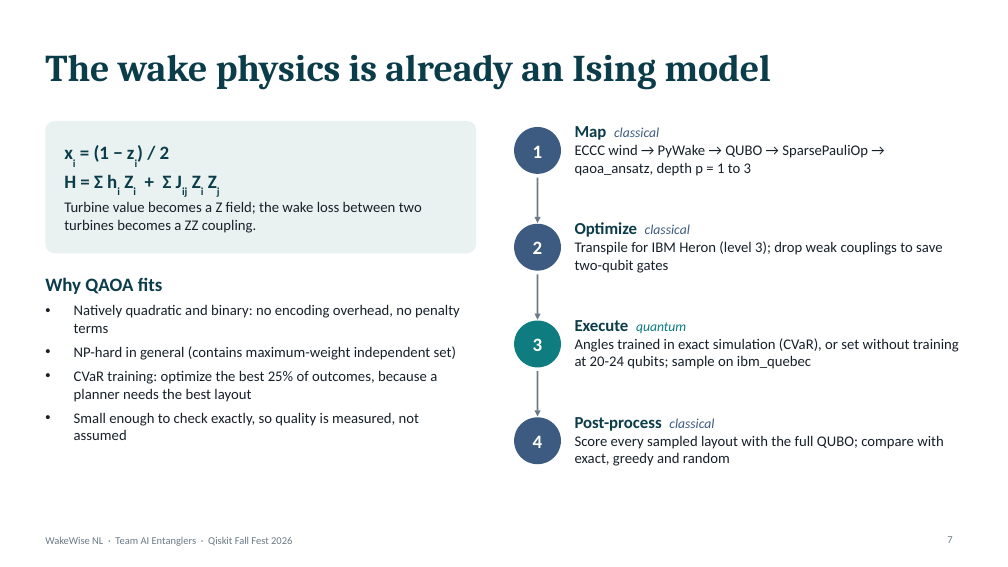
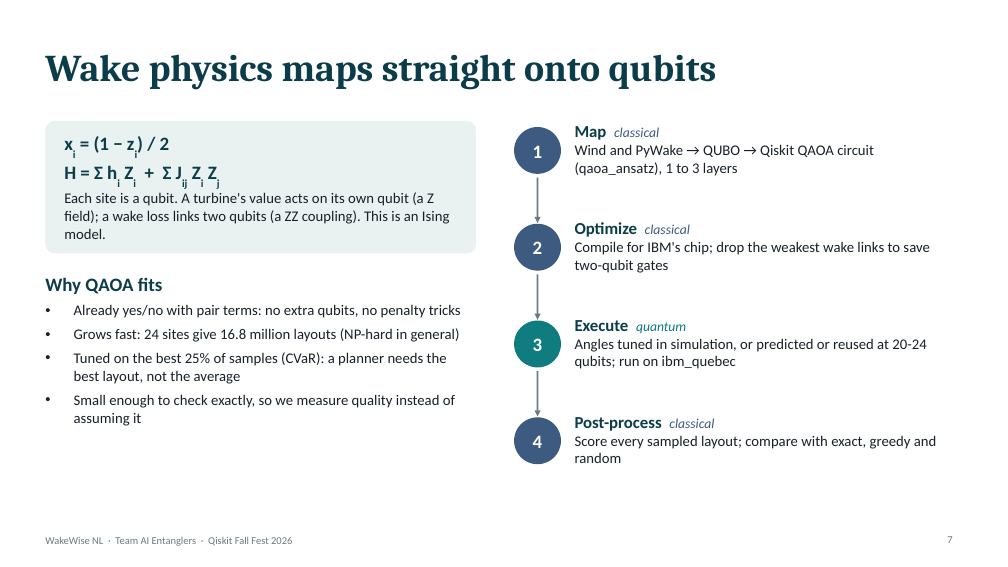
Before and after one commit to mrw-soumik/Qiskit-AI-Entanglers-, a slide deck: slide 7 of slides/WakeWise_NL_AI_Entanglers.pptx. Drawn at 1008x567 pixels with LibreOffice and Linux fonts; fonts in the diff are those of the drawing. Boxes give left, top, right and bottom in pixels: in the first picture for what was removed or moved away, otherwise in the second. Text is boxed around its words. In the diff, an @@ line names an element or a change of style, - is before the commit and + after.

```diff
--- a/slides/WakeWise_NL_AI_Entanglers.pptx
+++ b/slides/WakeWise_NL_AI_Entanglers.pptx
@@ title at bbox=[45, 54, 717, 90]: text changed @@
-The wake physics is already an Ising model
+Wake physics maps straight onto qubits
@@ text at bbox=[575, 144, 874, 176]: text changed @@
-ECCC wind → PyWake → QUBO → SparsePauliOp → qaoa_ansatz, depth p = 1 to 3
+Wind and PyWake → QUBO → Qiskit QAOA circuit (qaoa_ansatz), 1 to 3 layers
@@ text at bbox=[64, 192, 449, 239]: text changed @@
-Turbine value becomes a Z field; the wake loss between two turbines becomes a ZZ coupling.
+Each site is a qubit. A turbine's value acts on its own qubit (a Z field); a wake loss links two qubits (a ZZ coupling). This is an Ising model.
@@ text at bbox=[575, 241, 929, 273]: text changed @@
-Transpile for IBM Heron (level 3); drop weak couplings to save two-qubit gates
+Compile for IBM's chip; drop the weakest wake links to save two-qubit gates
@@ text at bbox=[74, 304, 461, 426]: text changed @@
-• Natively quadratic and binary: no encoding overhead, no penalty terms
-• NP-hard in general (contains maximum-weight independent set)
-• CVaR training: optimize the best 25% of outcomes, because a planner needs the best layout
-• Small enough to check exactly, so quality is measured, not assumed
+• Already yes/no with pair terms: no extra qubits, no penalty tricks
+• Grows fast: 24 sites give 16.8 million layouts (NP-hard in general)
+• Tuned on the best 25% of samples (CVaR): a planner needs the best layout, not the average
+• Small enough to check exactly, so we measure quality instead of assuming it
@@ text at bbox=[575, 338, 926, 369]: text changed @@
-Angles trained in exact simulation (CVaR), or set without training at 20-24 qubits; sample on ibm_quebec
+Angles tuned in simulation, or predicted or reused at 20-24 qubits; run on ibm_quebec
@@ text at bbox=[575, 435, 937, 463]: text changed @@
-Score every sampled layout with the full QUBO; compare with exact, greedy and random
+Score every sampled layout; compare with exact, greedy and random
```
Also in this commit, not shown: 15 other slides changed, 2 other files.
